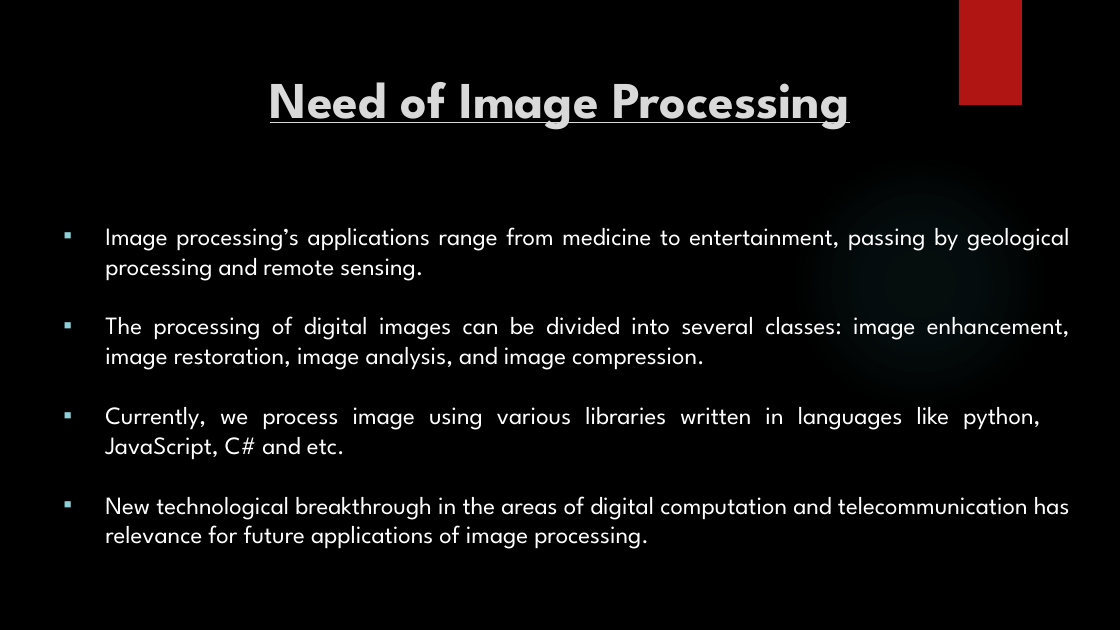
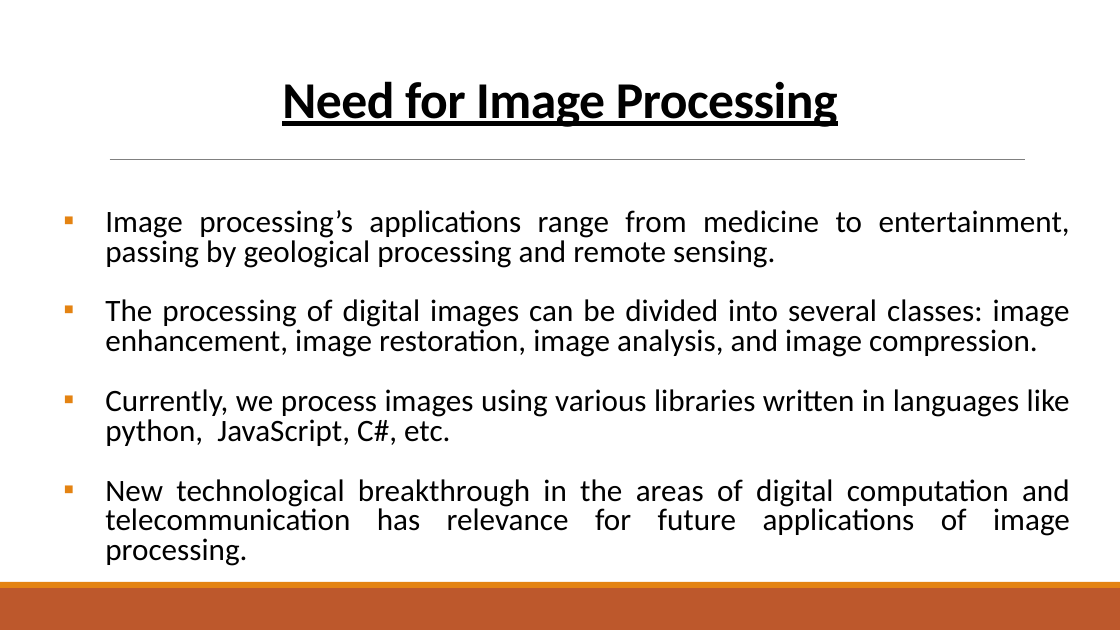
Before and after one commit to mstomar698/pictoral, a slide deck: slide 3 of proj-images/minor-project-report-1.pptx. Drawn at 1120x630 pixels with LibreOffice and Linux fonts; fonts in the diff are those of the drawing; background and template pictures are left out. Boxes give left, top, right and bottom in pixels: in the first picture for what was removed or moved away, otherwise in the second. Text is boxed around its words. In the diff, an @@ line names an element or a change of style, - is before the commit and + after.

```diff
--- a/proj-images/minor-project-report-1.pptx
+++ b/proj-images/minor-project-report-1.pptx
@@ background picture (left out) to #FFFFFF @@
@@ rectangle removed at (959, 0, 1021, 105) @@
@@ title at (282, 81, 838, 127): text changed; font League Spartan to Calibri; text colour #D9D9D9 to #000000 @@
-Need of Image Processing
+Need for Image Processing
@@ text "Image processing’s applications range from ...": place and size @@
-text "Image processing’s applications range from ..." at (105, 227, 1070, 549)
+text "Image processing’s applications range from ..." at (105, 210, 1070, 566)
@@ line added from (110, 160) to (1025, 160), #808080 0.5 pt @@
@@ ellipse removed at (791, 155, 1049, 413) @@
@@ text at (105, 210, 1070, 566): size 16 to 20 pt, font League Spartan to Calibri, text colour #FFFFFF to #000000 in "Image processing’s applications range from medicine to ...", "The processing of digital images can be ...", "New technological breakthrough in the areas of ..."; line spacing 1 to 0.8; bullet colour #8AD0D6 to #E48312 @@
@@ text at (105, 389, 1070, 446): text changed; size 16 to 20 pt; font League Spartan to Calibri; text colour #FFFFFF to #000000 @@
-▪ Currently, we process image using various libraries written in languages like python, JavaScript, C# and etc.
+▪ Currently, we process images using various libraries written in languages like python, JavaScript, C#, etc.
@@ rectangle added at (0, 588, 1120, 630), fill #BD582C @@
@@ rectangle added at (0, 582, 1120, 588), fill #E48312 @@
```
Also in this commit, not shown: 13 other slides changed, 3 other files.
